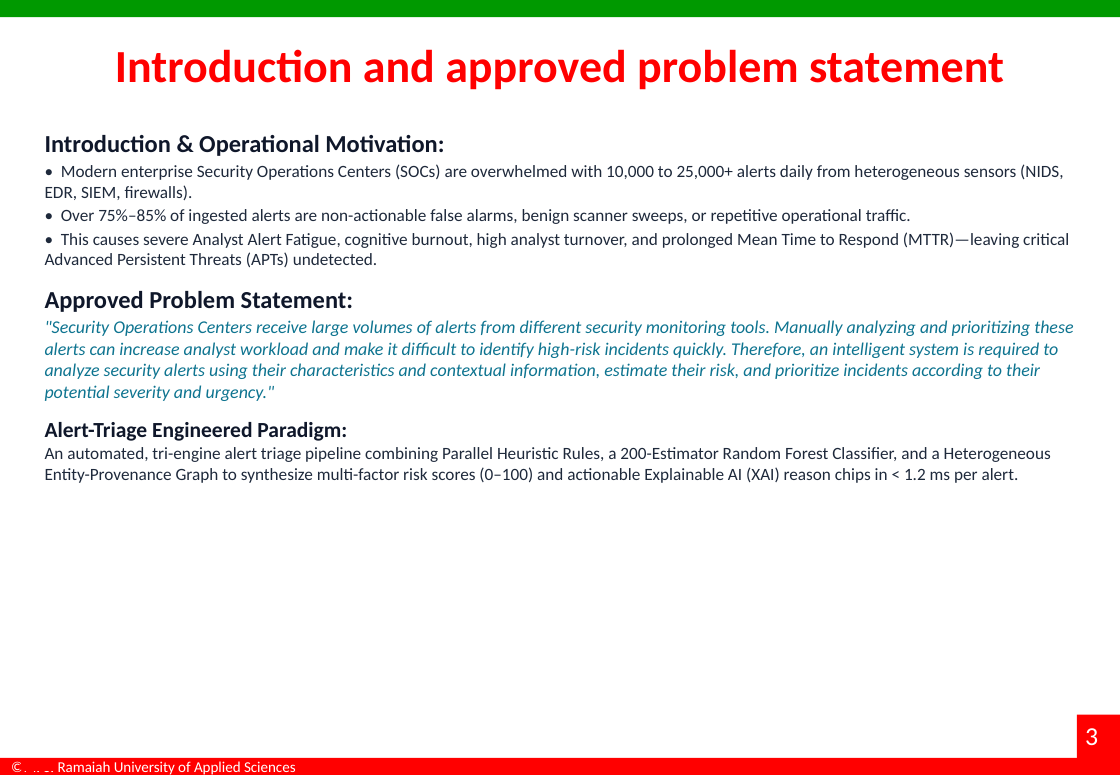
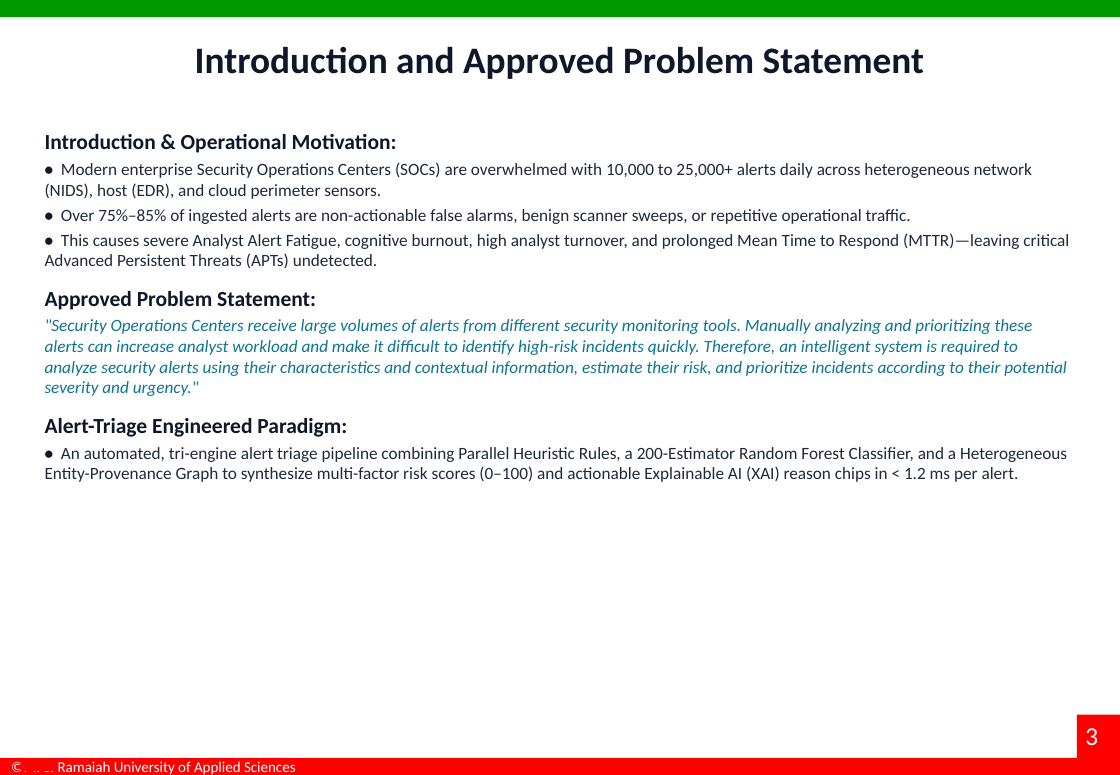
Before and after one commit to Alchemist-2905/Alert-triage, a slide deck: slide 3 of docs/Interim_Project_Presentation_TeamAlpha.pptx. Drawn at 1120x775 pixels with LibreOffice and Linux fonts; fonts in the diff are those of the drawing; background and template pictures are left out. Boxes give left, top, right and bottom in pixels: in the first picture for what was removed or moved away, otherwise in the second. Text is boxed around its words. In the diff, an @@ line names an element or a change of style, - is before the commit and + after.

Commit message:
docs: standardize all presentation fonts to Calibri with strict hierarchy

```diff
--- a/docs/Interim_Project_Presentation_TeamAlpha.pptx
+++ b/docs/Interim_Project_Presentation_TeamAlpha.pptx
@@ title at (195,46,924,79): text changed; size 32 to 26 pt; text colour #FF0000 to #0F172A @@
-Introduction and approved problem statement
+Introduction and Approved Problem Statement
@@ text at (45,134,1069,437): size 17 to 15 pt in "Introduction & Operational Motivation:", "Approved Problem Statement:"; text colour #1E293B to #0F172A, bold on in "•", "•"; size 12.5 to 12 pt in ""Security Operations Centers receive large volumes of ..."; more space between paragraphs; less space between paragraphs @@
@@ text at (45,162,1032,199): text changed @@
-• Modern enterprise Security Operations Centers (SOCs) are overwhelmed with 10,000 to 25,000+ alerts daily from heterogeneous sensors (NIDS, EDR, SIEM, firewalls).
+• Modern enterprise Security Operations Centers (SOCs) are overwhelmed with 10,000 to 25,000+ alerts daily across heterogeneous network (NIDS), host (EDR), and cloud perimeter sensors.
@@ text at (45,447,1067,482): text changed @@
-An automated, tri-engine alert triage pipeline combining Parallel Heuristic Rules, a 200-Estimator Random Forest Classifier, and a Heterogeneous Entity-Provenance Graph to synthesize multi-factor risk scores (0–100) and actionable Explainable AI (XAI) reason chips in < 1.2 ms per alert.
+• An automated, tri-engine alert triage pipeline combining Parallel Heuristic Rules, a 200-Estimator Random Forest Classifier, and a Heterogeneous Entity-Provenance Graph to synthesize multi-factor risk scores (0–100) and actionable Explainable AI (XAI) reason chips in < 1.2 ms per alert.
```
Also in this commit, not shown: 16 other slides changed.
